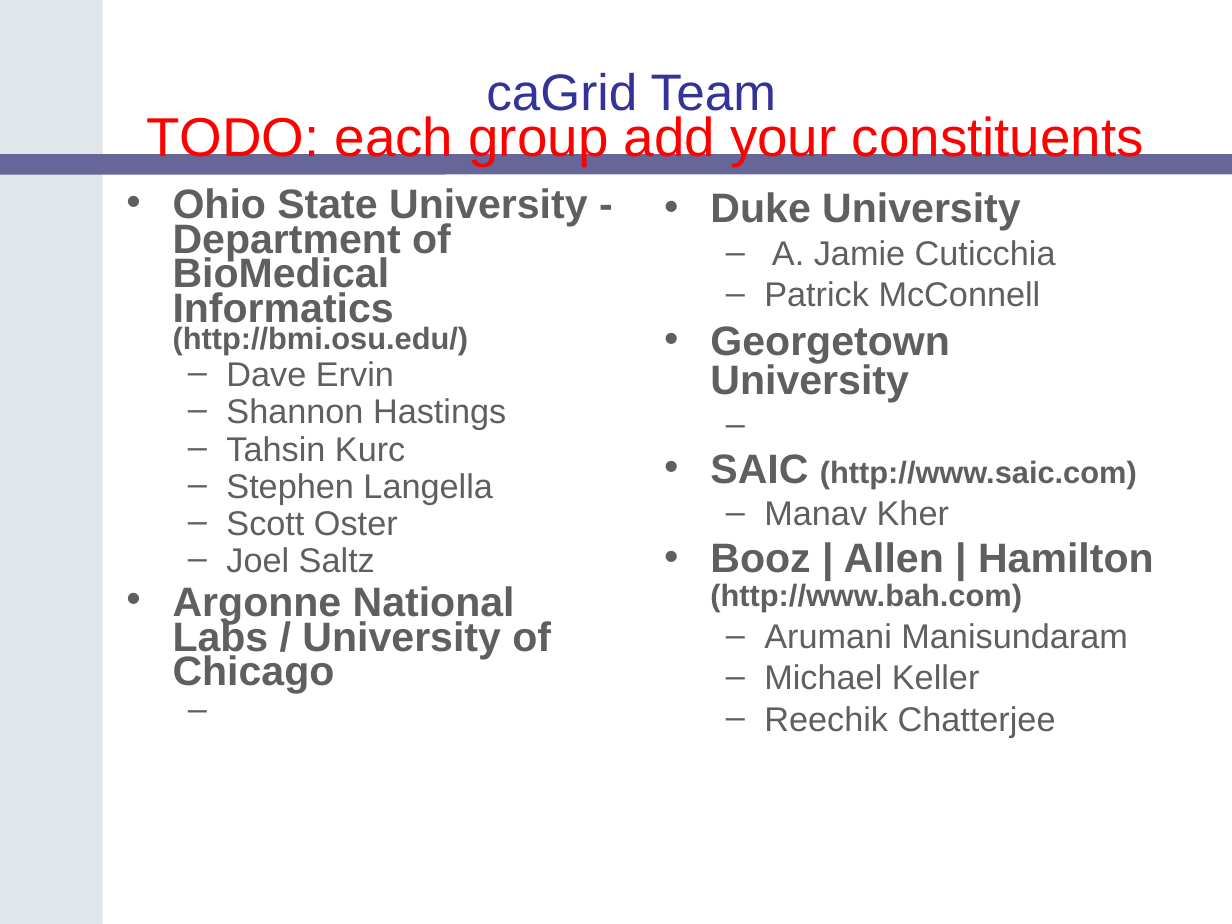
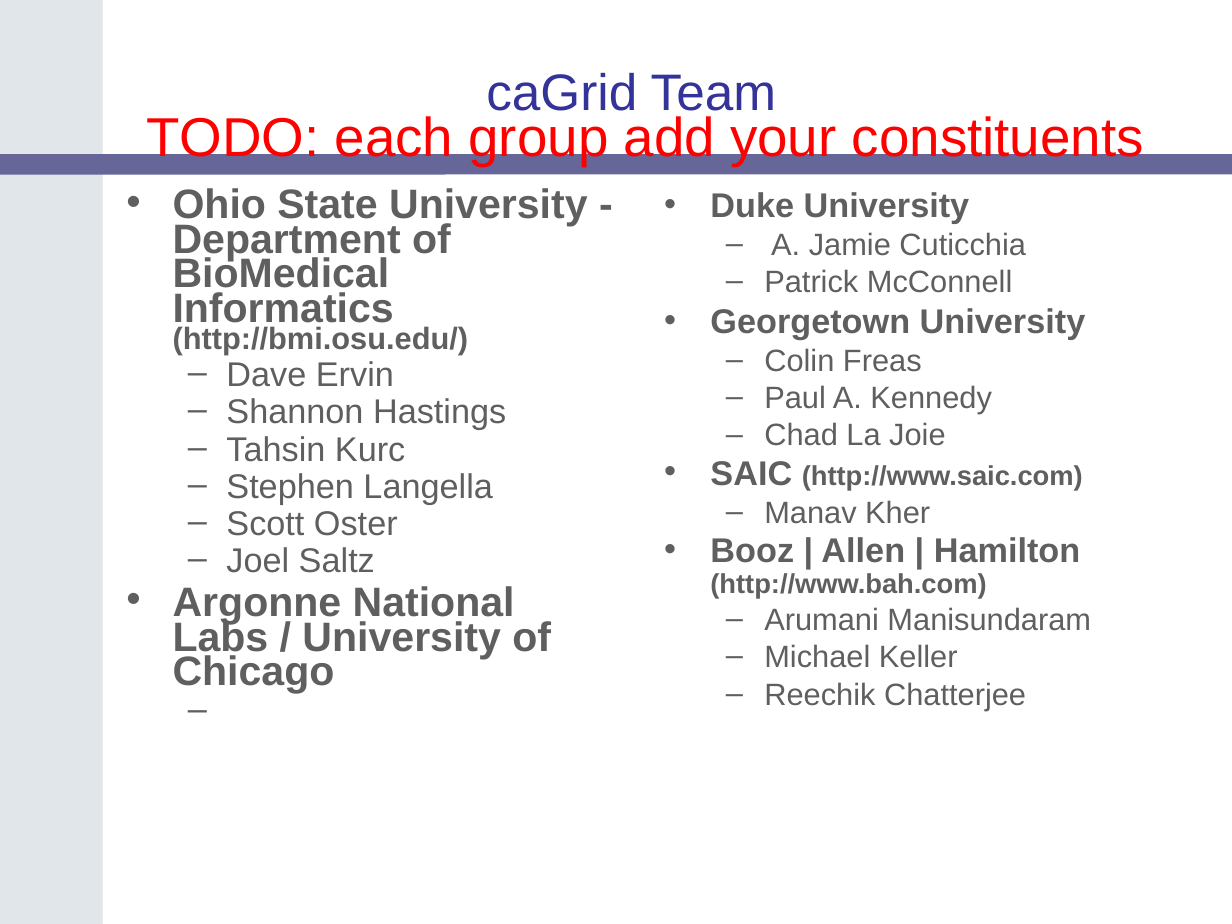
Before and after one commit to NCIP/cagrid-docs, a slide deck: slide 24 of presentations/200604_AnnualMeeting/caGrid-1.0-Demo.ppt. Drawn at 1232x924 pixels with LibreOffice and Linux fonts; fonts in the diff are those of the drawing; background and template pictures are left out. Boxes give left, top, right and bottom in pixels: in the first picture for what was removed or moved away, otherwise in the second. Text is boxed around its words. In the diff, an @@ line names an element or a change of style, - is before the commit and + after.

Commit message:
copied georgetown team over

```diff
--- a/presentations/200604_AnnualMeeting/caGrid-1.0-Demo.ppt
+++ b/presentations/200604_AnnualMeeting/caGrid-1.0-Demo.ppt
@@ text at <box>710,192,1091,710</box>: size 24 to 20 pt in "Duke University", "Georgetown University", "SAIC", "Booz | Allen | Hamilton"; size 20 to 18 pt in "A. Jamie Cuticchia", "Patrick McConnell", "Manav Kher", "Arumani Manisundaram" and 2 more places; size 18 to 16 pt in "(http://www.saic.com)", "(http://www.bah.com)"; less space between paragraphs @@
@@ text at <box>764,348,992,446</box>: paragraphs added @@
+  – Colin Freas
+  – Paul A. Kennedy
+  – Chad La Joie
```
